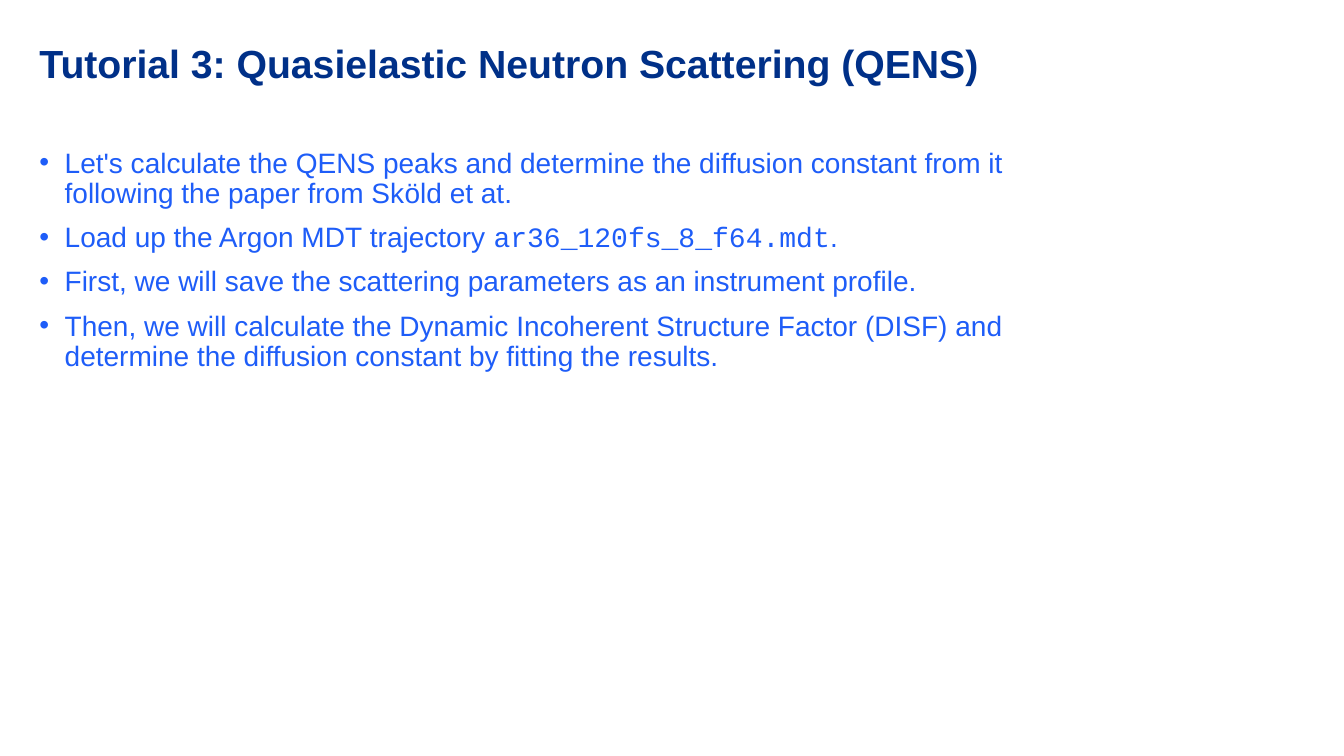
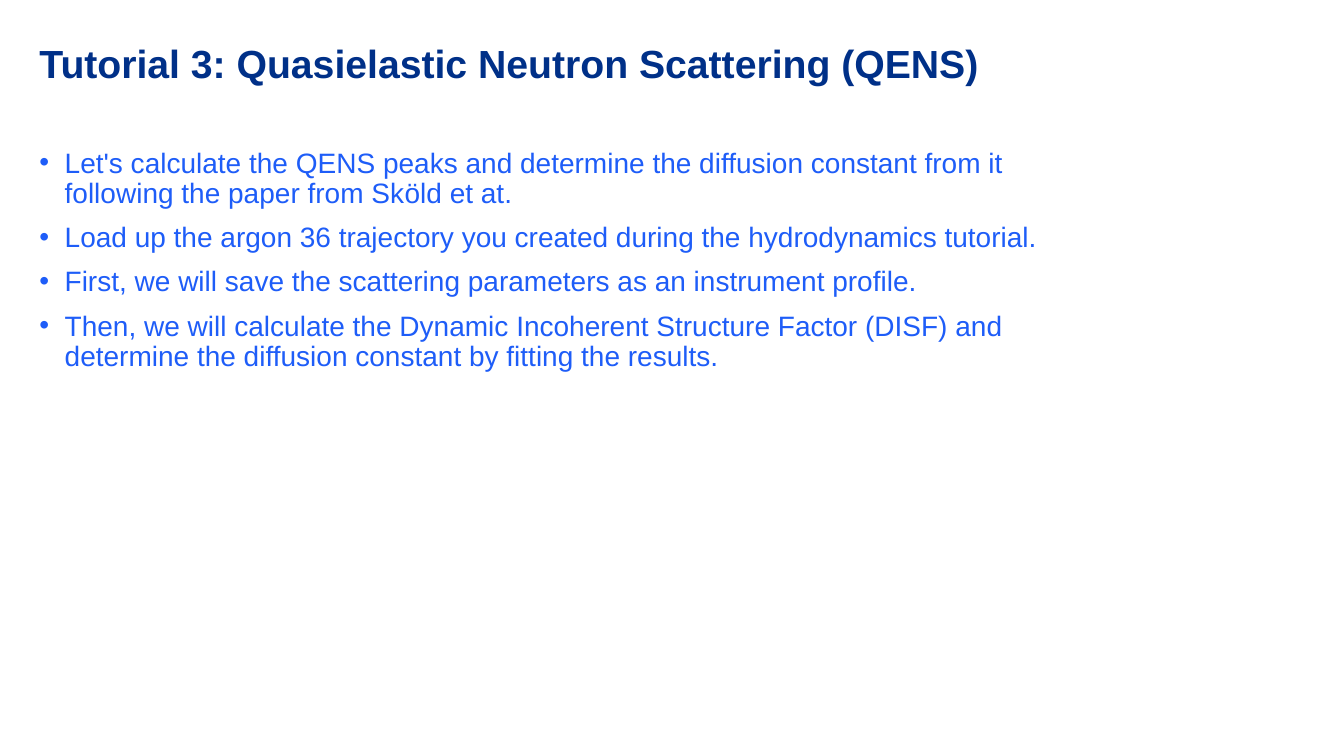
Before and after one commit to MDANSE2026/workshop, a slide deck: slide 9 of Data/MDANSE/MDANSE_neutrons_tutorial/tutorial_QENS/tutorial_qens_slides.pptx. Drawn at 1344x756 pixels with LibreOffice and Linux fonts; fonts in the diff are those of the drawing; background and template pictures are left out. Boxes give left, top, right and bottom in pixels: in the first picture for what was removed or moved away, otherwise in the second. Text is boxed around its words. In the diff, an @@ line names an element or a change of style, - is before the commit and + after.

Commit message:
edit slides and add hydrodynamics tutorial

```diff
--- a/Data/MDANSE/MDANSE_neutrons_tutorial/tutorial_QENS/tutorial_qens_slides.pptx
+++ b/Data/MDANSE/MDANSE_neutrons_tutorial/tutorial_QENS/tutorial_qens_slides.pptx
@@ text at bbox=[65, 226, 1037, 252]: text changed @@
-• Load up the Argon MDT trajectory ar36_120fs_8_f64.mdt.
+• Load up the argon 36 trajectory you created during the hydrodynamics tutorial.
```
Also in this commit, not shown: 1 other slide changed, 6 other files.
